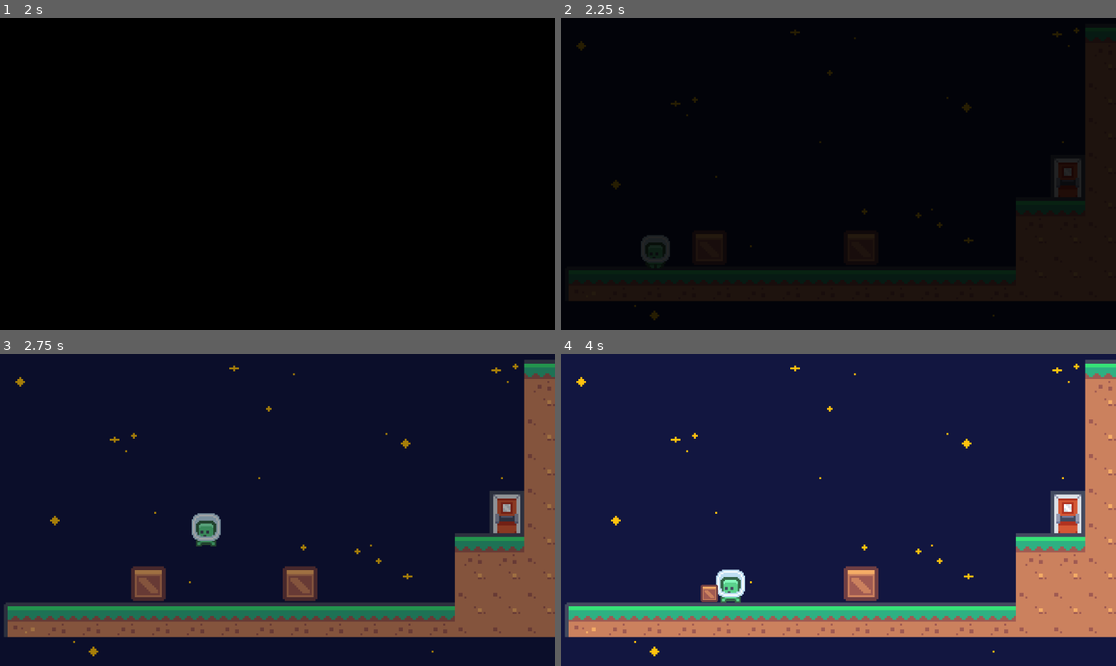
Above: before the commit, frames 1-4 (two rows, left to right).
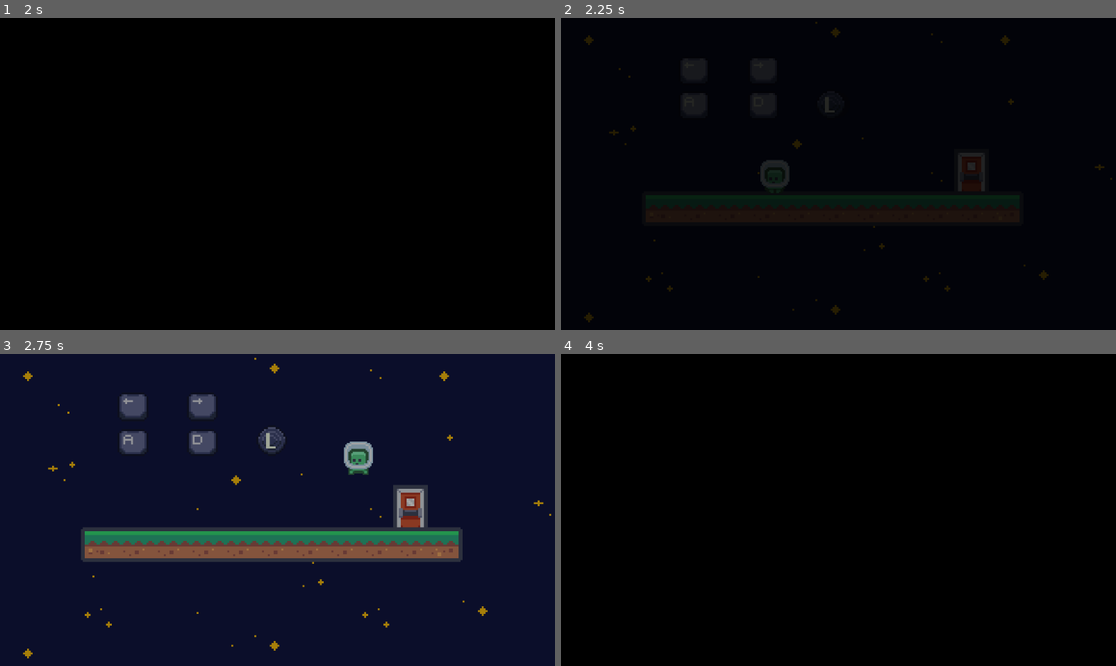
Above: after the commit, the same moments.

Repository: E-Be/GMTK_GJ2024
Game: Godot game, scene res://scenes/levels/levelWorld.tscn
The game is run twice, just before and just after one commit, with the same random seed, the same clock (stepped at 60 frames per second) and the same inputs.
Inputs (mouse positions are in pixels of both pictures, inside the frame that each line leads up to):
- Up to frame 1 (2 s): click "Start" at 0.5 s; click "Start" at 1.25 s
- Up to frame 2 (2.25 s): tap Enter at 2 s; move the mouse to (960, 158) at 2.02 s; hold D (move_right) from 2.03 s (still down); tap S (look_down) at 2.1 s
- Up to frame 3 (2.75 s): keep holding D (move_right); tap Space (jump) at 2.27 s
- Up to frame 4 (4 s): move the mouse to (727, 525) at 2.77 s; tap W (look_up) at 2.85 s; tap Space (jump) at 3.02 s; move the mouse to (894, 441) at 3.52 s; release D (move_right) at 3.53 s; hold A (move_left) from 3.53 s (still down); hold Right mouse button (shoot_minus) from 3.53 s (still down)

Frame 1 is identical in both runs. In frame 2, 18% of the frame differs, in the area x 1-100%, y 1-98%; in frame 3, 31%; in frame 4, 100%, in the area x 0-100%, y 0-100%.

Commit message:
Adjusted crate hitbox

Diff:
--- a/scenes/objects/crate.tscn
+++ b/scenes/objects/crate.tscn
@@ -8,11 +8,14 @@
 
 [sub_resource type="RectangleShape2D" id="RectangleShape2D_upgff"]
 resource_local_to_scene = true
+size = Vector2(18, 18)
 
 [node name="Crate" type="RigidBody2D"]
 script = ExtResource("1_qjtcu")
 
 [node name="Hitbox" type="Area2D" parent="."]
+collision_layer = 2
+collision_mask = 2
 script = ExtResource("3_q473j")
 
 [node name="CollisionShape2D" type="CollisionShape2D" parent="Hitbox"]
--- a/scripts/title_screen.gd
+++ b/scripts/title_screen.gd
@@ -3,5 +3,5 @@
 
 
 func _on_start_button_pressed():
-	SceneManager.loadLevel("3")
+	SceneManager.loadLevel("1")
 	pass # Replace with function body.
